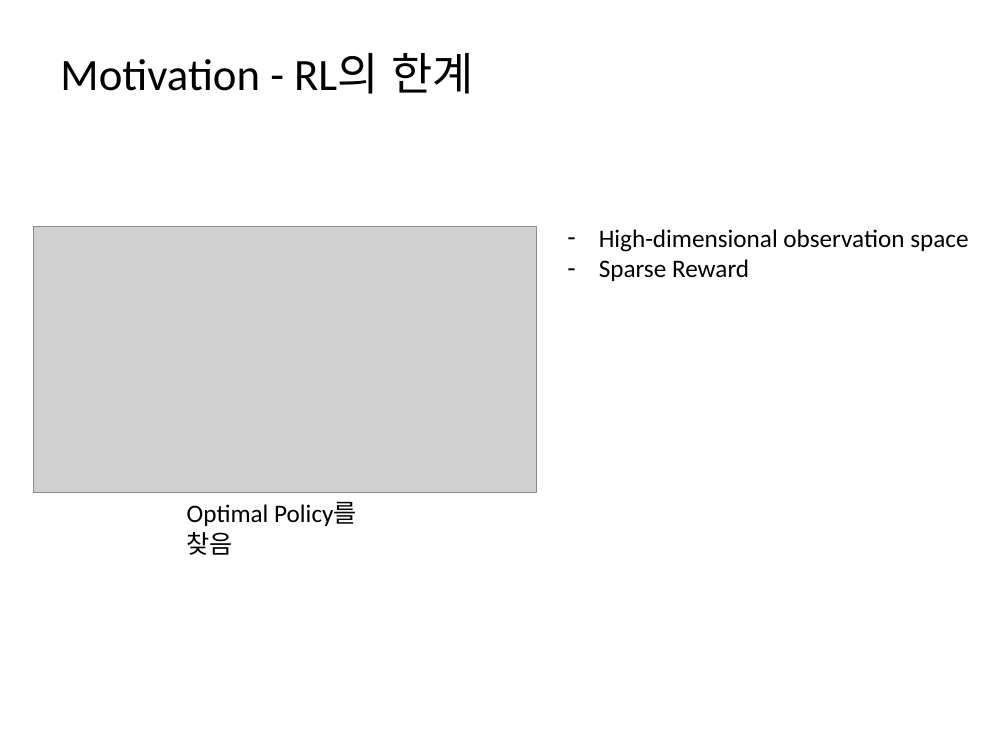
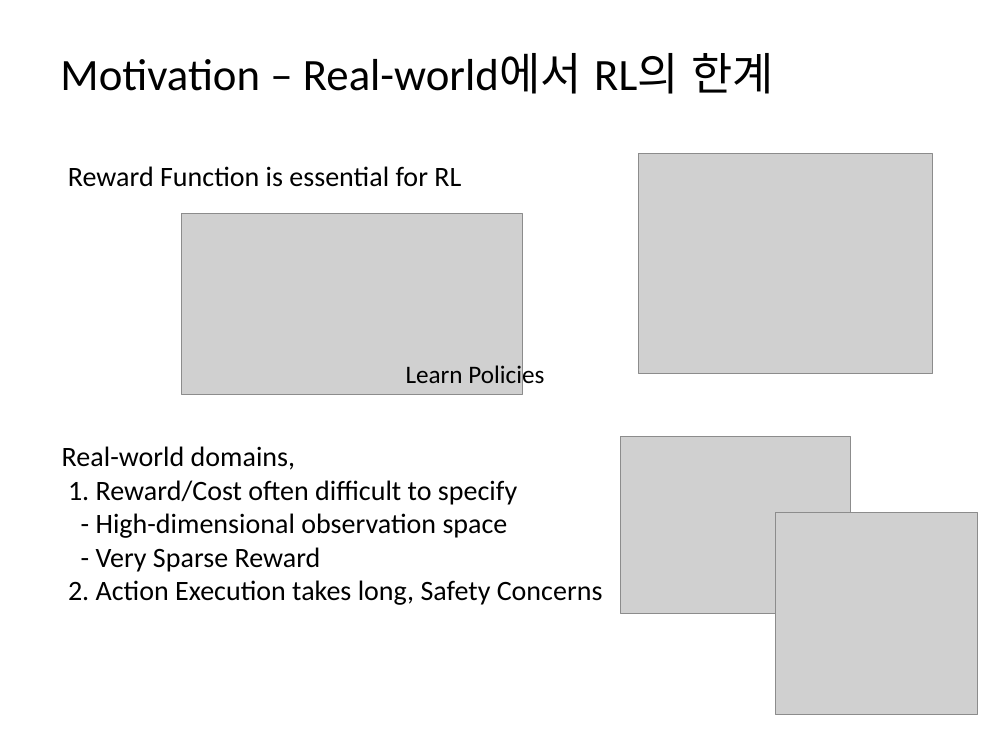
Before and after one commit to sangyongjeong111/papers, a slide deck: slide 2 of Proposal_SangyongJeong.pptx. Drawn at 1008x756 pixels with LibreOffice and Linux fonts; fonts in the diff are those of the drawing; grey boxes stand for pictures. Boxes give left, top, right and bottom in pixels: in the first picture for what was removed or moved away, otherwise in the second. Text is boxed around its words. In the diff, an @@ line names an element or a change of style, - is before the commit and + after.

```diff
--- a/Proposal_SangyongJeong.pptx
+++ b/Proposal_SangyongJeong.pptx
@@ title at (60, 53, 773, 94): text changed @@
-Motivation - RL의 한계
+Motivation – Real-world에서 RL의 한계
@@ text added at (68, 166, 461, 187), 20 pt, text #000000 @@
+Reward Function is essential for RL
@@ picture added at (638, 153, 931, 374) @@
@@ picture: place and size @@
-picture at (33, 227, 537, 493)
+picture at (181, 214, 523, 394)
@@ text added at (406, 362, 544, 389), 18 pt, text #000000 @@
+Learn Policies
@@ text at (62, 446, 603, 605): text changed; size 18 to 20 pt @@
-– High-dimensional observation space
-– Sparse Reward
+Real-world domains,
+1. Reward/Cost often difficult to specify
+- High-dimensional observation space
+- Very Sparse Reward
+2. Action Execution takes long, Safety Concerns
@@ picture added at (621, 436, 851, 613) @@
@@ text removed at (187, 502, 357, 555) @@
-Optimal Policy를 찾음
@@ picture added at (775, 512, 978, 715) @@
```
Also in this commit, not shown: 3 other slides changed, 3 slides added, 2 slides removed, 1 other file.
